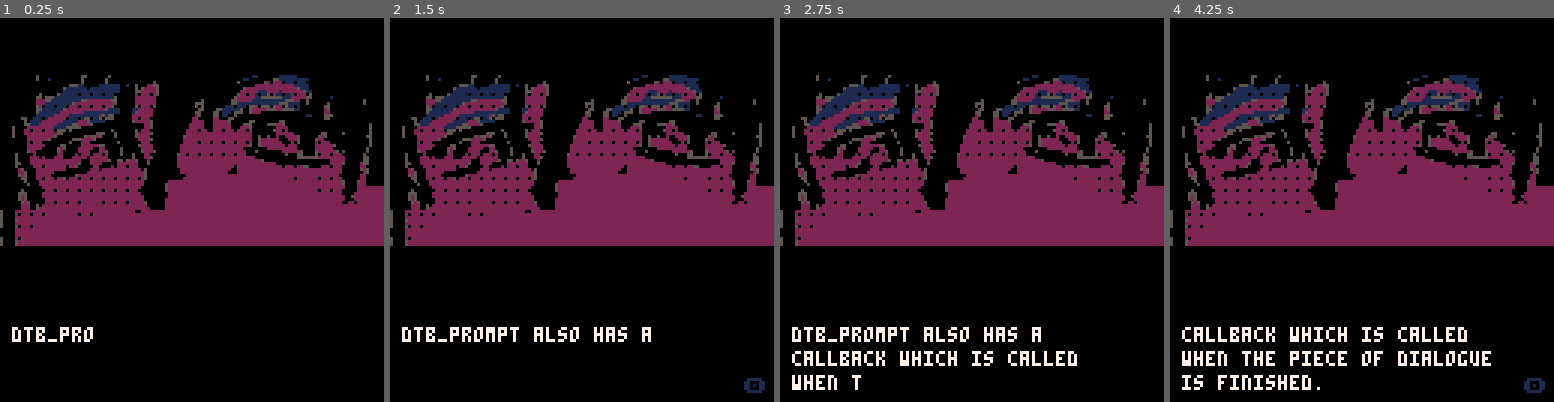
Above: before the commit, frames 1-4 (left to right).
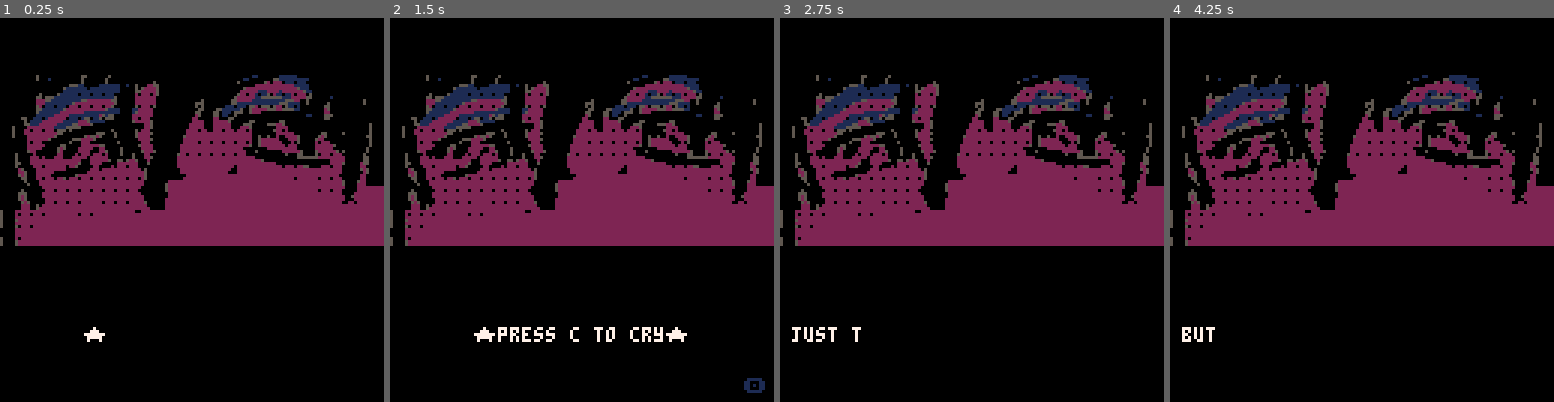
Above: after the commit, the same moments.

Repository: unyielding-snow/Texas-Game-Jam-2026
Game: PICO-8 cartridge fadeout.p8
Two runs of this game, one before a commit and one after it. Both use one fixed random seed, a clock stepped at 60 frames per second and the inputs below.
Inputs:
- Up to frame 1 (0.25 s): no input
- Up to frame 2 (1.5 s): tap O (Z key) at 0.7 s
- Up to frame 3 (2.75 s): tap O (Z key) at 1.7, 2.1, 2.5 s
- Up to frame 4 (4.25 s): tap O (Z key) every 0.4 s from 2.9 to 4.1 s

The runs differ from the first frame. In frame 1, 0.4% of the frame differs, in the area x 3-28%, y 80-85%; in frame 2, 1.1%; in frame 3, 2.6%; in frame 4, 3.2%, in the area x 3-98%, y 80-98%.

Commit message:
prepare to cry

Diff:
--- a/fadeout.p8
+++ b/fadeout.p8
@@ -34,7 +34,8 @@
 
   if fading<0 then
     print("complete!",46,62,7)
-    fading=0
+    load("floor.p8")
+				run()
   end
 
   dtb_draw()
@@ -44,14 +45,26 @@
  	dtb_update()
 
  	if text_num == 0 then
-	 	dtb_disp("dtb_prompt also has a callback which is called when the piece of dialogue is finished.",function()
+			dtb_disp("      ★press c to cry★")
+
+			dtb_disp("it used to be...")
+
+			dtb_disp("just the two of us")
+
+			dtb_disp("golden like a rusted locket")
+
+			dtb_disp("but everything changed.")
+
+			dtb_disp("you must go back and collect all the memories")
+
+	 	dtb_disp("before everything fades",function()
 	    --whatever is in this function is called after this dialogue is done.
-	    sfx(1)
+	    start_fadeout()
 			end)
 			text_num += 1
 		end
 
-  if start_fade and btnp(4) and fading==0 then
+  if start_fade and fading==0 then
     fadeout()
   end
 end
@@ -77,7 +90,9 @@
   end
 end
 
-
+function start_fadeout()
+	start_fade = true
+end
 __gfx__
 00000000222222220000000022222222000000000000000000000000000000000000000000000000000000000000000000000000000000000000000000000000
 00000000222222220000000022222222000000000000000000000000000000000000000000000000000000000000000000000000000000000000000000000000
